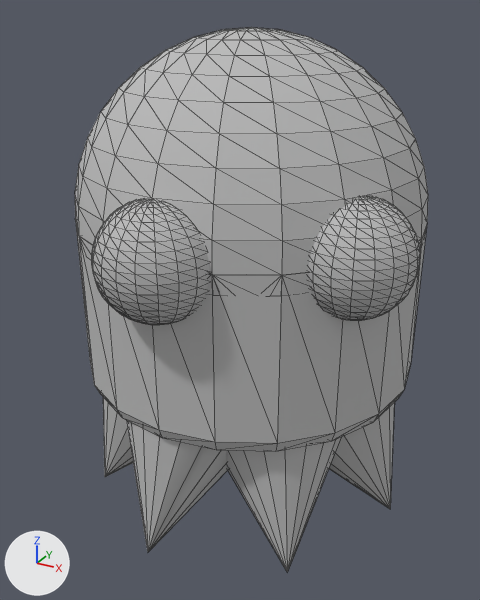
Renders of the OBJ model android/pacman/src/main/assets/Ghost.obj from each side of a commit.
The view is the same before and after, from a camera (50 mm lens) standing at (1.76, -3.33, 2.54) and looking at (0.02, -0.16, 0.96). The axes (+X, +Y, +Z) are drawn at lower left. The lights are the same throughout. Mesh edges are drawn as thin lines. Where no turn or scale is listed for an object, it has been applied to the vertices. Vertices at the same position are counted once.

The first picture shows 'Ghost'.
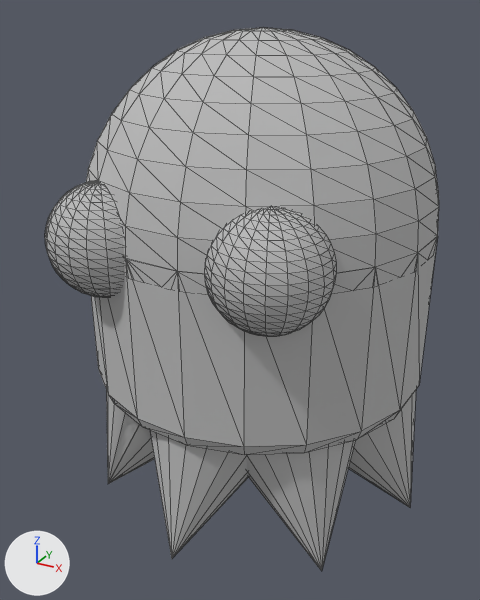
Where the change shows, as pixel boxes [x1, y1, x2, y2] in the pictures (480 x 600 px; the box of a moved part takes in the faces that stretch with it):
'Ghost', reshaped (12% wider)
    before: [75, 27, 428, 572]
    after: [45, 27, 439, 571]
part 1 of me_ghost, moved or reshaped
    before: [92, 199, 209, 325]
    after: [45, 181, 124, 297]
part 2 of me_ghost, moved or reshaped
    before: [75, 220, 427, 451]
    after: [91, 236, 438, 455]
part 3 of me_ghost, moved or reshaped (not visible afterwards)
    before: [103, 397, 133, 477]
part 4 of me_ghost, moved or reshaped
    before: [226, 437, 341, 572]
    after: [150, 430, 248, 558]
part 5 of me_ghost, moved or reshaped
    before: [329, 402, 395, 509]
    after: [349, 390, 416, 507]
part 6 of me_ghost, moved or reshaped (not visible before)
    after: [246, 440, 356, 571]
part 7 of me_ghost, rebuilt
    before: [126, 420, 227, 552]
    after: [106, 390, 155, 484]
part 8 of me_ghost, moved or reshaped
    before: [75, 27, 428, 321]
    after: [86, 27, 439, 336]

The change, as a list of edits to the scene's bpy script:
```text
Change me_ghost:
    used by ob_ghost; location = (0.0, 0.0, 0.0)
    remove me_ghost.from_pydata(...)  # 1279 vertices, 2513 faces; spans x -1.02..1.1, y -1.24..1.01, z -0.35..2.44
    add me_ghost.from_pydata(...)  # 1278 vertices, 2509 faces; spans x -0.93..1.1, y -1.1..1.03, z -0.35..2.44
    me_ghost part 1: the loose piece of 382 vertices spanning x -0.3..0.3, y -1.24..-0.64, z 1.15..1.75 is turned -31 degrees about the z axis through its middle, then moved by (-0.42, 0.14, 0.0)
    me_ghost part 2: the loose piece of 82 vertices spanning x -1.0..1.0, y -1.0..1.0, z 0.44..1.44 is turned -31 degrees about the z axis through its middle, then moved by (0.07, 0.0, 0.0)
    me_ghost part 3: the loose piece of 21 vertices spanning x -0.82..0.09, y -0.78..0.17, z -0.35..0.77 is turned -88.4 degrees about the z axis through its middle, then moved by (0.06, 0.69, 0.0)
    me_ghost part 4: the loose piece of 21 vertices spanning x -0.13..0.81, y -0.81..0.11, z -0.35..0.77 is turned -43 degrees about the z axis through its middle, then moved by (-0.27, -0.13, 0.0)
    me_ghost part 5: the loose piece of 21 vertices spanning x 0.06..0.99, y -0.51..0.47, z -0.35..0.77 is turned 2.4 degrees about the z axis through its middle, then moved by (0.11, 0.05, 0.0)
    me_ghost part 6: the loose piece of 21 vertices spanning x -0.55..0.44, y 0.08..1.01, z -0.35..0.77 is turned -135.6 degrees about the z axis through its middle, then moved by (0.49, -0.91, 0.0)
    me_ghost part 7: the loose piece of 23 vertices spanning x -0.55..0.44, y -1.0..-0.07, z -0.35..0.77 is rebuilt with 22 vertices and now spans x -0.78..0.14, y -0.79..0.15, z -0.35..0.77
    me_ghost part 8: 1 vertex moved within x 0.56, y -0.77, z 1.75; 643 vertices removed from x -1.0..1.1, y -1.0..1.0, z 1.15..2.44; 643 vertices added at x -0.93..1.06, y -1.09..1.0, z 1.15..2.44
```
